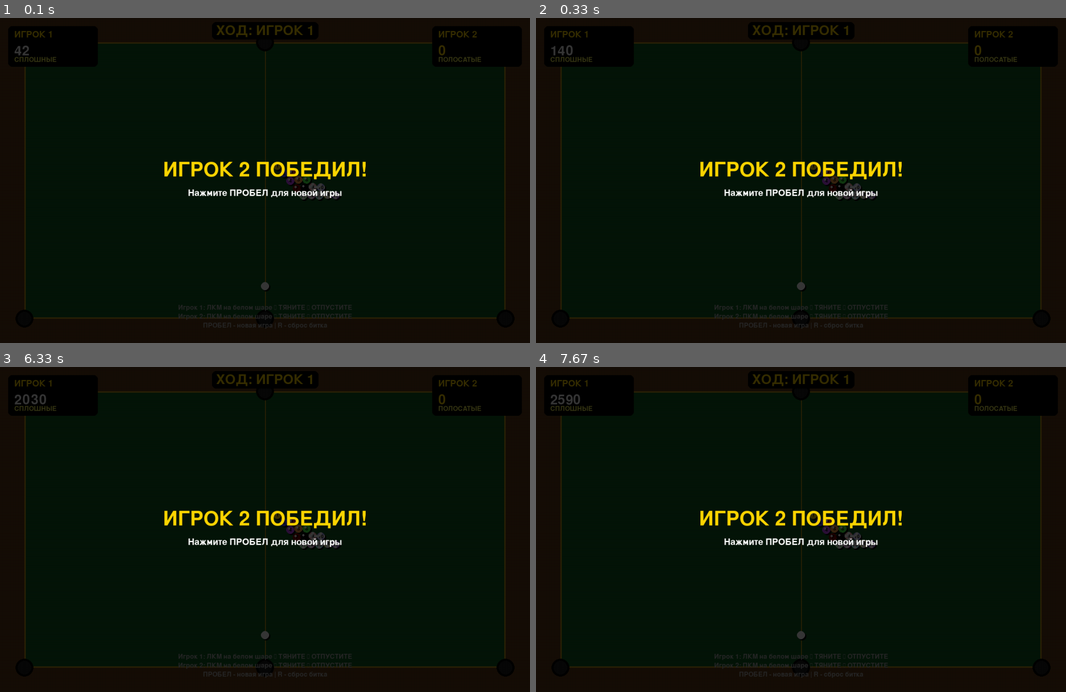
Above: before the commit, frames 1-4 (two rows, left to right).
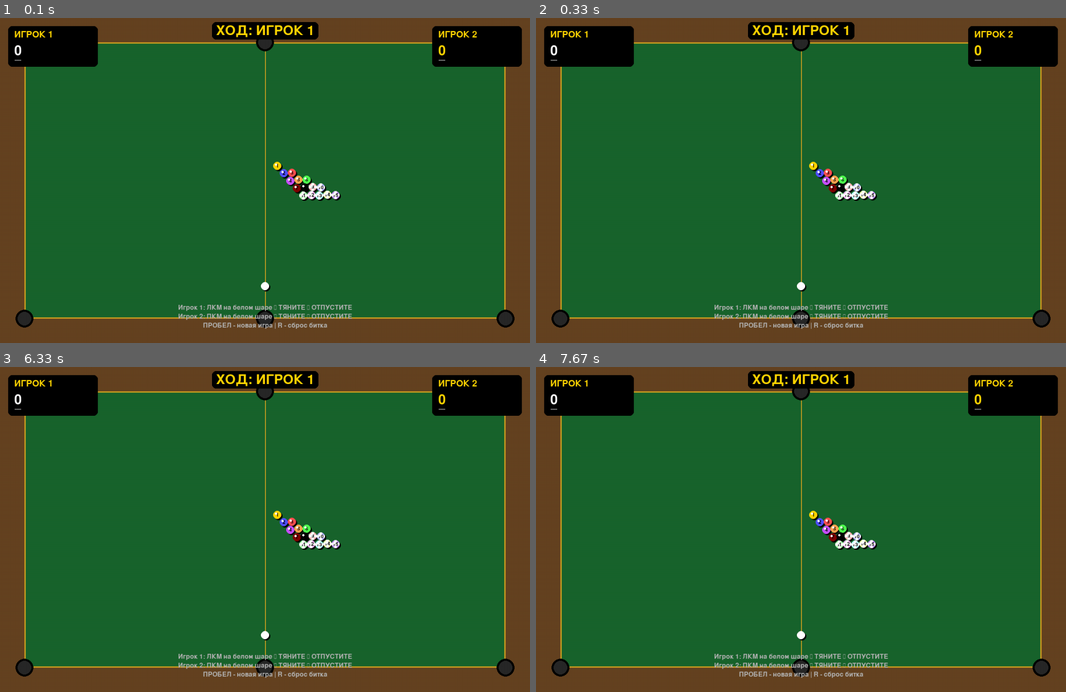
Above: after the commit, the same moments.

Repository: 174rulit/billiard-pygame
Game: pygame game, started from main.py
Same seed, same stepped clock (60 frames per second), same inputs: the game is played once before the commit and once after it.
Inputs (mouse positions are in pixels of both pictures, inside the frame that each line leads up to):
- Up to frame 1 (0.1 s): no input
- Up to frame 2 (0.33 s): no input
- Up to frame 3 (6.33 s): press the mouse at (137, 532) at 0.37 s; move the mouse to (227, 565) at 0.47 s; release the mouse at (318, 601) at 0.6 s; tap R at 0.67 s; tap Space at 1.5 s
- Up to frame 4 (7.67 s): no input

The runs differ from the first frame. In frame 1, 95% of the frame differs, in the area x 0-100%, y 0-100%; in frame 2, 95%; in frame 3, 95%; in frame 4, 95%.

Commit message:
Update game.py

Diff:
--- a/game.py
+++ b/game.py
@@ -1,4 +1,3 @@
-#
 import pygame
 import math
 from config import *
@@ -6,13 +5,8 @@
 from physics import Physics
 
 class BilliardGame:
-    """Классический пул: один биток, треугольник цветных шаров"""
-
     def __init__(self):
-        self.screen = pygame.display.set_mode((SCREEN_WIDTH, SCREEN_HEIGHT))
-        pygame.display.set_caption("🎱 Классический пул для двоих")
-        self.clock = pygame.time.Clock()
-
+        self.screen = None
         self.balls = []
         self.scores = {1: 0, 2: 0}
         self.current_player = 1
@@ -20,24 +14,44 @@
         self.winner = None
         self.balls_moving = False
 
-        # Типы шаров, которые выбрал игрок
-        self.player1_type = None  # 'solid' или 'stripe'
+        self.player1_type = None
         self.player2_type = None
         self.black_pocketed = False
 
-        # Управление ударом
         self.dragging = False
         self.drag_start = None
         self.drag_end = None
         self.power = 0
 
+        # Звуки
+        self.pocket_sound = None
+        self.cue_hit_sound = None
+
         self.init_game()
 
+    def set_screen(self, screen):
+        self.screen = screen
+
+    def load_sounds(self):
+        """Загрузка звуковых эффектов"""
+        try:
+            self.pocket_sound = pygame.mixer.Sound(POCKET_SOUND_FILE)
+            self.cue_hit_sound = pygame.mixer.Sound(CUE_HIT_SOUND_FILE)
+        except Exception as e:
+            print(f"Не удалось загрузить звуки: {e}")
+            self.pocket_sound = None
+            self.cue_hit_sound = None
+
+    def play_pocket_sound(self):
+        if self.pocket_sound:
+            self.pocket_sound.play()
+
+    def play_cue_hit_sound(self):
+        if self.cue_hit_sound:
+            self.cue_hit_sound.play()
+
     def create_triangle_balls(self):
-        """Создание треугольной расстановки шаров"""
         balls = []
-
-        # Треугольная расстановка (15 шаров)
         rows = 5
         start_x = TRIANGLE_CENTER_X
         start_y = TRIANGLE_CENTER_Y - (rows - 1) * (BALL_RADIUS * 1.8) / 2
@@ -50,7 +64,6 @@
             for col in range(row + 1):
                 x = start_x + offset_x + col * (BALL_RADIUS * 1.8)
 
-                # 8-й шар (черный) в центре треугольника
                 if ball_index == 8:
                     ball_type = 'black'
                     color = COLORS['BLACK']
@@ -67,7 +80,6 @@
         return balls
 
     def init_game(self):
-        """Инициализация новой игры"""
         self.balls.clear()
         self.scores = {1: 0, 2: 0}
         self.current_player = 1
@@ -78,7 +90,6 @@
         self.player2_type = None
         self.black_pocketed = False
 
-        # БИТОК (один белый шар) - общий для обоих игроков
         cue_ball = Ball(
             CUE_BALL_X,
             CUE_BALL_Y,
@@ -89,24 +100,19 @@
         )
         cue_ball.is_cue = True
         self.balls.append(cue_ball)
-
-        # Треугольник цветных шаров
         self.balls.extend(self.create_triangle_balls())
 
     def get_cue_ball(self):
-        """Получить биток"""
         for ball in self.balls:
             if ball.is_cue and not ball.in_pocket:
                 return ball
         return None
 
     def get_remaining_balls_by_type(self, ball_type):
-        """Получить оставшиеся шары определённого типа"""
         return [b for b in self.balls
                 if not b.in_pocket and b.ball_type == ball_type and b.number != 8]
 
     def assign_player_types(self, pocketed_ball):
-        """Назначить игрокам типы шаров после первого забитого"""
         if pocketed_ball.ball_type == 'solid':
             if self.player1_type is None:
                 self.player1_type = 'solid'
@@ -123,10 +129,10 @@
                 self.player1_type = 'solid'
 
     def handle_pocket(self, ball):
-        """Обработка попадания шара в лузу"""
+        """Обработка попадания в лузу с воспроизведением звука"""
+        self.play_pocket_sound()  # Звук при попадании
+
         if ball.ball_type == 'cue':
-            # Биток забит - штраф, ход переходит
-            # Переставляем биток в начальную позицию
             ball.x = CUE_BALL_X
             ball.y = CUE_BALL_Y
             ball.vx = 0
@@ -135,29 +141,23 @@
             return 'foul'
 
         elif ball.ball_type == 'black':
-            # Чёрный шар
             self.black_pocketed = True
-            # Проверка, может ли игрок забивать чёрный
             my_type = self.player1_type if self.current_player == 1 else self.player2_type
             my_balls_left = len(self.get_remaining_balls_by_type(my_type))
 
             if my_balls_left == 0:
-                # Победа
                 self.winner = self.current_player
                 self.game_active = False
                 return 'win'
             else:
-                # Забил чёрный раньше времени - поражение
                 self.winner = 3 - self.current_player
                 self.game_active = False
                 return 'loss'
 
         elif ball.ball_type in ['solid', 'stripe']:
-            # Назначение типов при первом забитом шаре
             if self.player1_type is None and self.player2_type is None:
                 self.assign_player_types(ball)
 
-            # Проверка, свой ли это шар
             my_type = self.player1_type if self.current_player == 1 else self.player2_type
 
             if ball.ball_type == my_type:
@@ -169,27 +169,22 @@
         return 'good'
 
     def update_physics(self):
-        """Обновление физики и обработка забитых шаров"""
         any_moving = False
 
-        # Обновляем позиции шаров
         for ball in self.balls:
             if not ball.in_pocket:
                 ball.update()
                 Physics.check_wall_collision(ball, TABLE_MARGIN)
 
-                # Проверка луз
-                if Physics.check_pocket_collision(ball, POCKETS, POCKET_RADIUS):
+                in_pocket, pocket_pos = Physics.check_pocket_collision(ball, POCKETS, POCKET_RADIUS)
+                if in_pocket:
                     result = self.handle_pocket(ball)
-
-                    # Если чёрный забит неправильно или фол, игра может закончиться
                     if result == 'win' or result == 'loss':
                         self.game_active = False
 
                 if not ball.is_stopped():
                     any_moving = True
 
-        # Столкновения между шарами
         for i in range(len(self.balls)):
             for j in range(i + 1, len(self.balls)):
                 if not self.balls[i].in_pocket and not self.balls[j].in_pocket:
@@ -200,19 +195,16 @@
 
         self.balls_moving = any_moving
 
-        # Смена игрока когда всё остановилось (если не было продолжения хода)
         if not any_moving and self.game_active and not self.winner:
             self.switch_player()
 
     def switch_player(self):
-        """Смена игрока"""
         if self.current_player == 1:
             self.current_player = 2
         else:
             self.current_player = 1
 
     def shoot(self, start_pos, end_pos):
-        """Выполнить удар по битку"""
         if self.balls_moving or not self.game_active or self.winner:
             return False
 
@@ -224,11 +216,11 @@
         if power > 0:
             cue_ball.apply_force(fx, fy, power)
             self.balls_moving = True
+            self.play_cue_hit_sound()  # Звук удара по битку
             return True
         return False
 
     def reset_cue_ball(self):
-        """Сбросить биток в начальную позицию (после фола)"""
         cue_ball = self.get_cue_ball()
         if cue_ball:
             cue_ball.x = CUE_BALL_X
@@ -238,5 +230,4 @@
             cue_ball.in_pocket = False
 
     def new_game(self):
-        """Полностью новая игра"""
         self.init_game()
